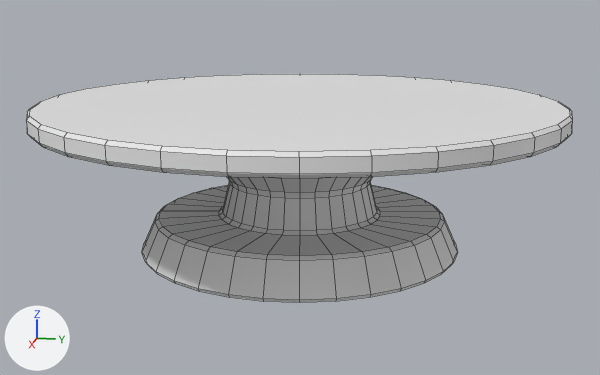
Two versions of the Blender file Assets/Models/pedestal.blend, one commit apart.
Camera for both pictures: a camera (50 mm lens) standing at (4.99, 1.0, 1.63) and looking at (0.02, 0.01, 0.38). The lights are fixed; the arrows at lower left show +X, +Y and +Z. Mesh edges are drawn as thin lines. The same objects are shown in both versions, whatever each file hides.

Names of what the first picture shows: 'Pedestal'.
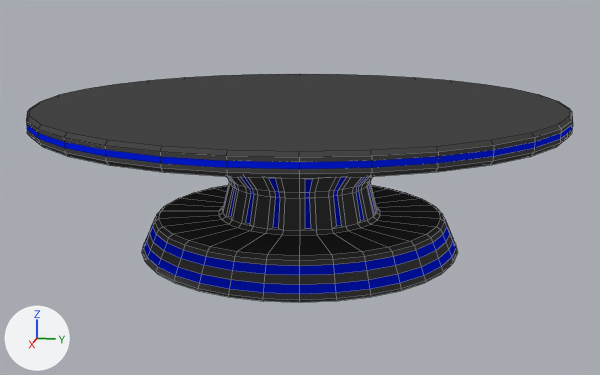
What the commit changed:
Material 'Base' (mat_base) is new.
Its base color is (0.0637, 0.0637, 0.0637) (dark grey #474747).
Material 'Blue' (mat_blue) is new.
Its base color is (0.0, 0.0126, 0.8) (blue #001de7).
me_cylinder is used by ob_pedestal; location (0.0, 0.0, 0.0).
me_cylinder had 256 vertices, 226 faces and spanned x -1.6..1.6, y -1.6..1.6, z 0.0..0.93.
me_cylinder now has 608 vertices, 578 faces and spans x -1.6..1.6, y -1.6..1.6, z 0.0..0.93.
me_cylinder part 1: 288 vertices added at x -0.98..0.98, y -0.98..0.98, z 0.04..0.63.
me_cylinder part 2: 64 vertices added at x -1.6..1.6, y -1.6..1.6, z 0.85..0.88.
me_cylinder part 3: 98 faces spanning x -1.6..1.6, y -1.6..1.6, z 0.0..0.93 switch from no material to mat_base (dark grey #474747).
me_cylinder now uses material mat_blue (blue #001de7).
Object 'Pedestal' (ob_pedestal) has a EDGE_SPLIT modifier named 'EdgeSplit'.
Modifier setting removed (it was split_angle = 0.262).

Location of each change, (x1, y1, x2, y2) in pixels of the pictures (600 x 375 px):
'Pedestal', reshaped, modifiers changed: (26, 74, 573, 302) in both
part 1 of me_cylinder, added: after (142, 177, 458, 302)
part 2 of me_cylinder, added: after (26, 109, 573, 178)
part 3 of me_cylinder, recoloured: (26, 74, 572, 260) in both
